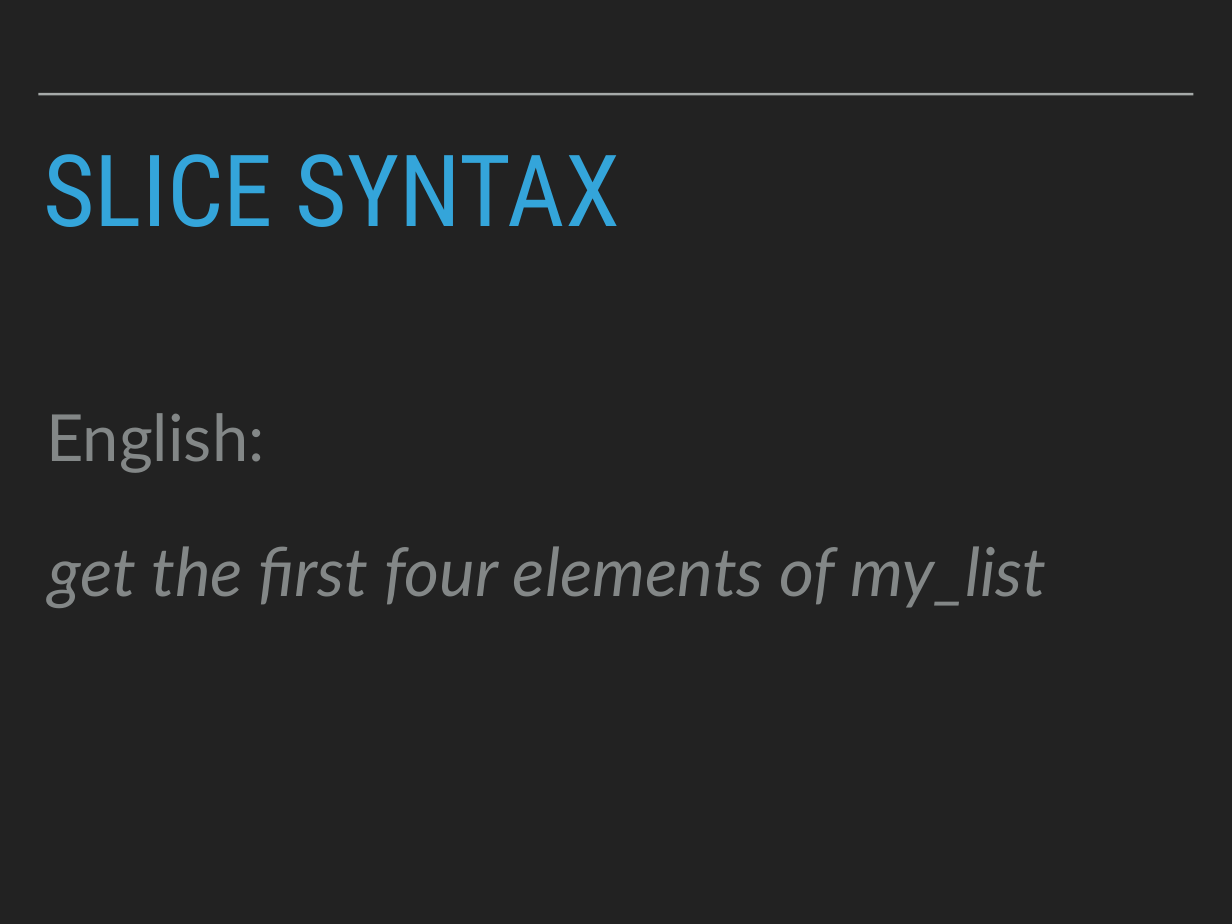
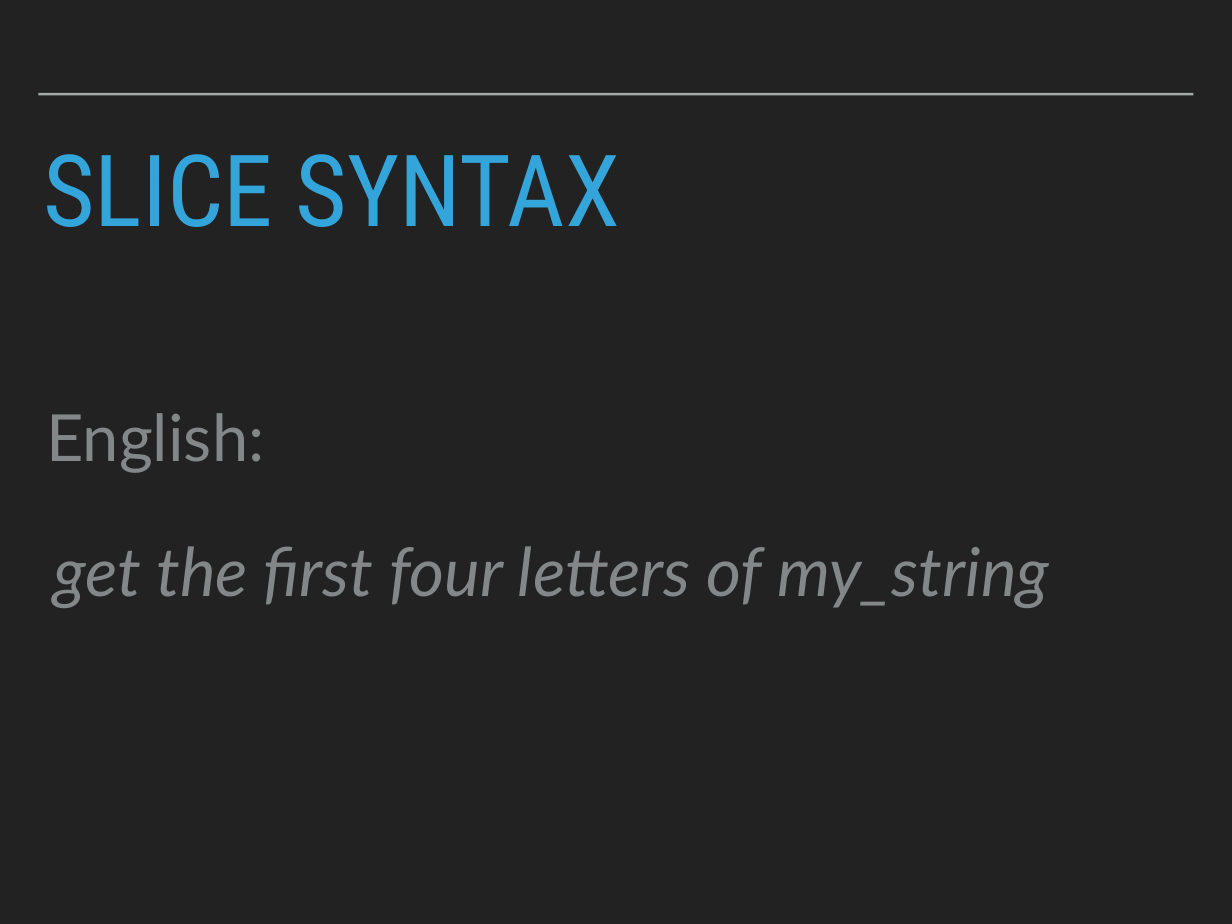
Before and after one commit to robcarrington/Week1_PythonForDataScience, a slide deck: slide 56 of Session1_Slides.pptx (slide 90 before the commit). Drawn at 1232x924 pixels with LibreOffice and Linux fonts; fonts in the diff are those of the drawing. Boxes give left, top, right and bottom in pixels: in the first picture for what was removed or moved away, otherwise in the second. Text is boxed around its words. In the diff, an @@ line names an element or a change of style, - is before the commit and + after.

```diff
--- a/Session1_Slides.pptx
+++ b/Session1_Slides.pptx
@@ text at (x1=53, y1=546, x2=1049, y2=608): text changed @@
-get the first four elements of my_list
+get the first four letters of my_string
```
Also in this commit, not shown: 19 other slides changed, 16 slides added, 12 slides removed, 4 other files.
